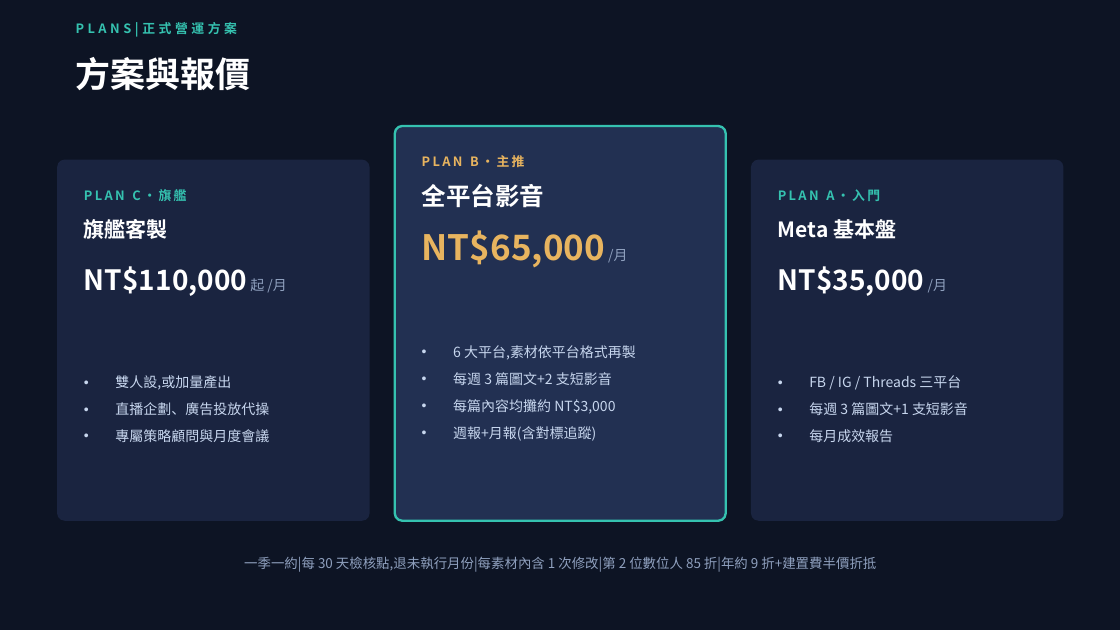
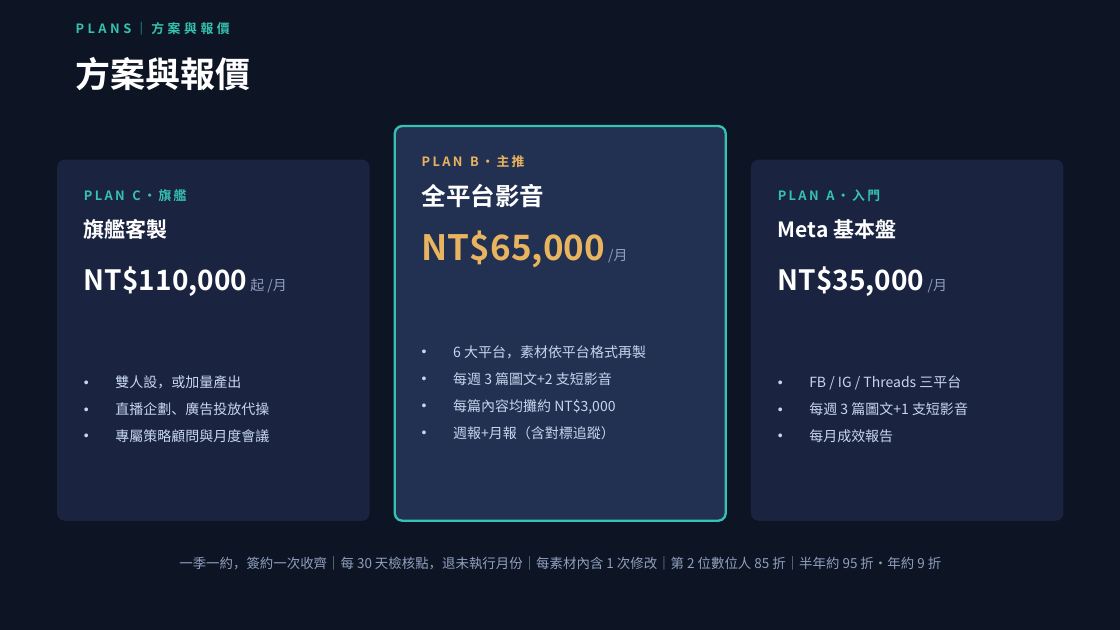
Before and after one commit to pennyhuang-oss/Virtual_KOL_Studio, a slide deck: slide 15 of business/數位人KOL-對外提案簡報.pptx. Drawn at 1120x630 pixels with LibreOffice and Linux fonts; fonts in the diff are those of the drawing. Boxes give left, top, right and bottom in pixels: in the first picture for what was removed or moved away, otherwise in the second. Text is boxed around its words. In the diff, an @@ line names an element or a change of style, - is before the commit and + after.

```diff
--- a/business/數位人KOL-對外提案簡報.pptx
+++ b/business/數位人KOL-對外提案簡報.pptx
@@ text at (76, 20, 230, 38): text changed @@
-PLANS|正式營運方案
+PLANS｜方案與報價
@@ text at (453, 345, 646, 358): text changed @@
-• 6 大平台,素材依平台格式再製
+• 6 大平台，素材依平台格式再製
@@ text at (115, 375, 241, 388): text changed @@
-• 雙人設,或加量產出
+• 雙人設，或加量產出
@@ text at (453, 426, 615, 439): text changed @@
-• 週報+月報(含對標追蹤)
+• 週報+月報（含對標追蹤）
@@ text at (179, 556, 941, 570): text changed @@
-一季一約|每 30 天檢核點,退未執行月份|每素材內含 1 次修改|第 2 位數位人 85 折|年約 9 折+建置費半價折抵
+一季一約，簽約一次收齊｜每 30 天檢核點，退未執行月份｜每素材內含 1 次修改｜第 2 位數位人 85 折｜半年約 95 折・年約 9 折
```
Also in this commit, not shown: 10 other slides changed, 5 slides added, 5 slides removed, 2 other files.
